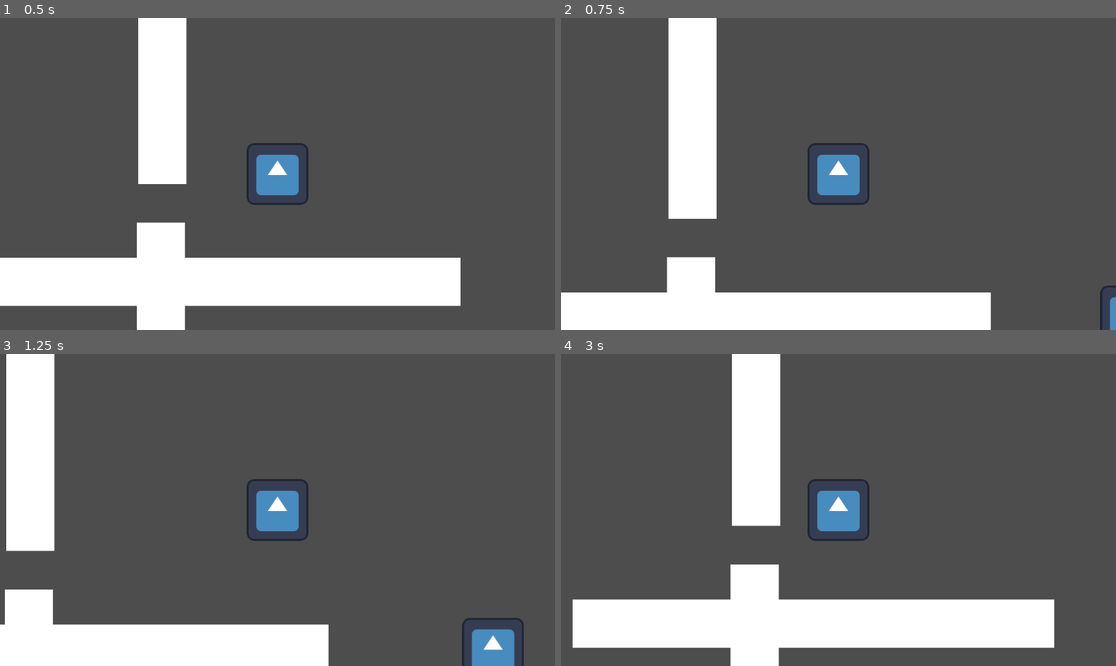
Above: before the commit, frames 1-4 (two rows, left to right).
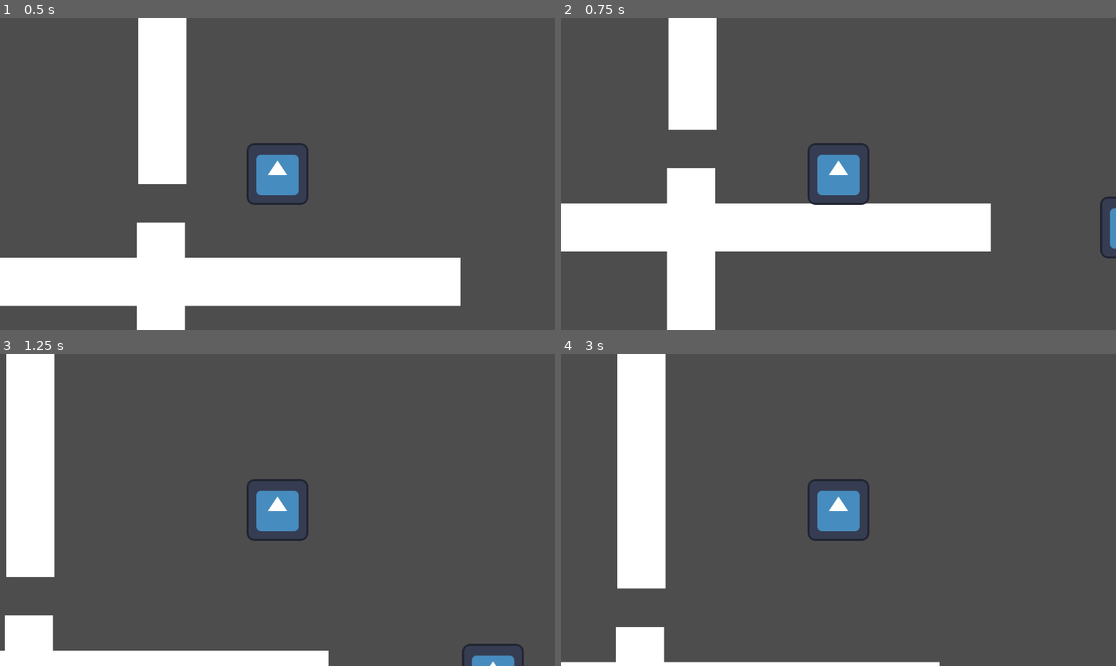
Above: after the commit, the same moments.

Repository: tristeceratops/42GameJam
Game: Godot game, scene res://testing stages/charakter_testing_env.tscn
The game is run twice, just before and just after one commit, with the same random seed, the same clock (stepped at 60 frames per second) and the same inputs. The engine's default icon, where the game draws it, is replaced by a stand-in: a white triangle on a blue panel in a dark square.
Inputs (mouse positions are in pixels of both pictures, inside the frame that each line leads up to):
- Up to frame 1 (0.5 s): no input
- Up to frame 2 (0.75 s): tap Enter (ui_accept) at 0.5, 0.6 s; move the mouse to (960, 158) at 0.52 s; hold D (right) from 0.53 s (still down)
- Up to frame 3 (1.25 s): keep holding D (right); tap W (jump, bound only after the commit) at 0.77, 0.8, 1.07 s
- Up to frame 4 (3 s): move the mouse to (727, 525) at 1.27 s; tap W (jump, bound only after the commit) at 1.35, 1.52, 1.82, 2.3 s; tap Enter (ui_accept) at 1.55 s; move the mouse to (894, 441) at 2.02 s; release D (right) at 2.03 s; hold A (left) 2.03-2.78 s; tap E (dash) at 2.1 s; move the mouse to (810, 572) at 2.77 s; hold D (right) from 2.78 s (still down); tap Shift (run) at 2.85 s

Frame 1 is identical in both runs. In frame 2, 22% of the frame differs, in the area x 0-100%, y 35-100%; in frame 3, 6.6%; in frame 4, 27%, in the area x 0-89%, y 0-100%.

Commit message:
projectile platform
i new tile, if shot with a ball, it becomes a platform.
TODO: delete the projectile after.

Diff:
--- a/42gamejam Sebastian/project.godot
+++ b/42gamejam Sebastian/project.godot
@@ -51,3 +51,14 @@
 "events": [Object(InputEventMouseButton,"resource_local_to_scene":false,"resource_name":"","device":-1,"window_id":0,"a …(258 unchanged characters)…
 ]
 }
+jump={
+"deadzone": 0.5,
+"events": [Object(InputEventKey,"resource_local_to_scene":false,"resource_name":"","device":-1,"window_id":0,"alt_pressed":false,"shift_pressed":false,"ctrl_pressed":false,"meta_pressed":false,"pressed":false,"keycode":0,"physical_keycode":87,"key_label":0,"unicode":119,"location":0,"echo":false,"script":null)
+, Object(InputEventKey,"resource_local_to_scene":false,"resource_name":"","device":-1,"window_id":0,"alt_pressed":false,"shift_pressed":false,"ctrl_pressed":false,"meta_pressed":false,"pressed":false,"keycode":0,"physical_keycode":32,"key_label":0,"unicode":32,"location":0,"echo":false,"script":null)
+]
+}
+whip={
+"deadzone": 0.5,
+"events": [Object(InputEventMouseButton,"resource_local_to_scene":false,"resource_name":"","device":-1,"window_id":0,"alt_pressed":false,"shift_pressed":false,"ctrl_pressed":false,"meta_pressed":false,"button_mask":2,"position":Vector2(145, 7),"global_position":Vector2(154, 53),"factor":1.0,"button_index":2,"canceled":false,"pressed":true,"double_click":false,"script":null)
+]
+}
--- a/42gamejam Sebastian/recources/projectile.tscn
+++ b/42gamejam Sebastian/recources/projectile.tscn
@@ -16,7 +16,5 @@
 [node name="Area2D" type="Area2D" parent="."]
 
 [node name="CollisionShape2D" type="CollisionShape2D" parent="Area2D"]
-light_mask = 2
-visibility_layer = 2
 shape = SubResource("CircleShape2D_ctiut")
 one_way_collision_margin = 0.0
--- /dev/null
+++ b/42gamejam Sebastian/recources/temporary block.tscn
@@ -0,0 +1,54 @@
+[gd_scene load_steps=6 format=3 uid="uid://bcysfr6mynkth"]
+
+[ext_resource type="Script" path="res://scripts/temporary_block.gd" id="1_ij4yl"]
+[ext_resource type="Texture2D" uid="uid://dddqab5x1mif4" path="res://art/copper_block.png" id="1_rf5m4"]
+
+[sub_resource type="GDScript" id="GDScript_gcm3j"]
+script/source = "extends Area2D
+
+# Variables to track state
+var is_platform = false
+
+# Called when the node enters the scene tree for the first time
+func _ready():
+	# Connect Area2D's \"body_entered\" signal to detect collisions with projectiles
+	pass
+
+
+
+
+# Function to turn the character into a platform
+func turn_into_platform():
+	if is_platform:
+		$\"../Node2D/StaticBody2D/CollisionShape2D\".disabled = false
+		$\"../Node2D\".visible = true
+"
+
+[sub_resource type="CircleShape2D" id="CircleShape2D_osai8"]
+radius = 26.0192
+
+[sub_resource type="RectangleShape2D" id="RectangleShape2D_63g40"]
+size = Vector2(66, 18)
+
+[node name="CharacterBody2D" type="CharacterBody2D"]
+script = ExtResource("1_ij4yl")
+
+[node name="Sprite2D" type="Sprite2D" parent="."]
+texture = ExtResource("1_rf5m4")
+
+[node name="Area2D" type="Area2D" parent="."]
+script = SubResource("GDScript_gcm3j")
+
+[node name="CollisionShape2D" type="CollisionShape2D" parent="Area2D"]
+shape = SubResource("CircleShape2D_osai8")
+
+[node name="keaboard platform" type="CollisionShape2D" parent="."]
+light_mask = 2
+visibility_layer = 2
+position = Vector2(-1, 1)
+shape = SubResource("RectangleShape2D_63g40")
+
+[node name="Node2D" type="Node2D" parent="."]
+visible = false
+
+[connection signal="area_entered" from="Area2D" to="." method="_on_area_2d_area_entered"]
--- a/42gamejam Sebastian/scripts/canon.gd
+++ /dev/null
@@ -1,12 +0,0 @@
-extends Node2D
-
-@onready var
-
-# Called when the node enters the scene tree for the first time.
-func _ready() -> void:
-	pass # Replace with function body.
-
-
-# Called every frame. 'delta' is the elapsed time since the previous frame.
-func _process(delta: float) -> void:
-	pass
--- a/42gamejam Sebastian/scripts/main_charakter.gd
+++ b/42gamejam Sebastian/scripts/main_charakter.gd
@@ -33,9 +33,10 @@
 	jump()
 	dash()
 	run()
-	walking(delta)
+	walking()
 	wall_slide(delta)
 	shoot()
+	sling()
 
 	returning_the_points(delta)
 	gravity(delta)
@@ -46,7 +47,7 @@
 	move_and_slide()
 
 func jump() -> void:
-	if Input.is_action_just_pressed("ui_accept"):
+	if Input.is_action_just_pressed("jump"):
 			# Ground jump
 		if is_on_floor():
 			velocity.y += JUMP_VELOCITY
@@ -113,7 +114,7 @@
 		dash_count -= 1
 		move_and_collide(Vector2(velocity.x, 0))
 
-func walking(delta) -> void:
+func walking() -> void:
 	# Accelerate when moving left or right
 	if dir != 0:
 		velocity.x += dir * (MAX_SPEED / acceleration)
@@ -143,6 +144,10 @@
 		$"..".call_deferred("add_child", instance)
 		projectile_count -= 1
 
+func sling():
+
+	pass
+
 
 func gravity(delta) -> void:
 	if not is_on_floor():
--- a/42gamejam Sebastian/scripts/projectile.gd
+++ b/42gamejam Sebastian/scripts/projectile.gd
@@ -1,6 +1,6 @@
 extends CharacterBody2D
 
-@export var SPEED = 420  # Horizontal speed
+@export var SPEED = 840  # Horizontal speed
 @export var GRAVITY = 210  # Gravity to simulate the arc
 
 var spawnPos : Vector2
--- /dev/null
+++ b/42gamejam Sebastian/scripts/temporary_block.gd
@@ -0,0 +1,9 @@
+extends CharacterBody2D
+
+var is_platform = true
+
+func _physics_process(delta: float) -> void:
+	$"keaboard platform".disabled = is_platform
+
+func _on_area_2d_area_entered(area: Area2D) -> void:
+	is_platform = false
--- a/42gamejam Sebastian/testing stages/charakter_testing_env.tscn
+++ b/42gamejam Sebastian/testing stages/charakter_testing_env.tscn
@@ -1,10 +1,11 @@
-[gd_scene load_steps=6 format=3 uid="uid://nudn265vj0sy"]
+[gd_scene load_steps=7 format=3 uid="uid://nudn265vj0sy"]
 
 [ext_resource type="PackedScene" uid="uid://dqmwmwd6w1q44" path="res://recources/building block.tscn" id="2_p5px5"]
 [ext_resource type="PackedScene" uid="uid://bpbrk3eydk4c8" path="res://recources/platform_up-down.tscn" id="3_67rp5"]
 [ext_resource type="PackedScene" uid="uid://btymfyif16gfr" path="res://recources/platforn_right_left.tscn" id="4_akwvy"]
 [ext_resource type="PackedScene" uid="uid://p6jkihqb3xmf" path="res://recources/player.tscn" id="5_4lvqy"]
 [ext_resource type="PackedScene" uid="uid://c31rjyce4ed4m" path="res://recources/wall.tscn" id="5_d7irh"]
+[ext_resource type="PackedScene" uid="uid://bcysfr6mynkth" path="res://recources/temporary block.tscn" id="6_qkaa5"]
 
 [node name="charakter testing env" type="Node2D"]
 position = Vector2(-27, 120)
@@ -54,3 +55,6 @@
 
 [node name="Player" parent="." instance=ExtResource("5_4lvqy")]
 position = Vector2(100, -347)
+
+[node name="CharacterBody2D" parent="." instance=ExtResource("6_qkaa5")]
+position = Vector2(926, 198)
Binary file added: 42gamejam Sebastian/art/copper_block.png
Not shown, added: 42gamejam Sebastian/art/copper_block.png.import
